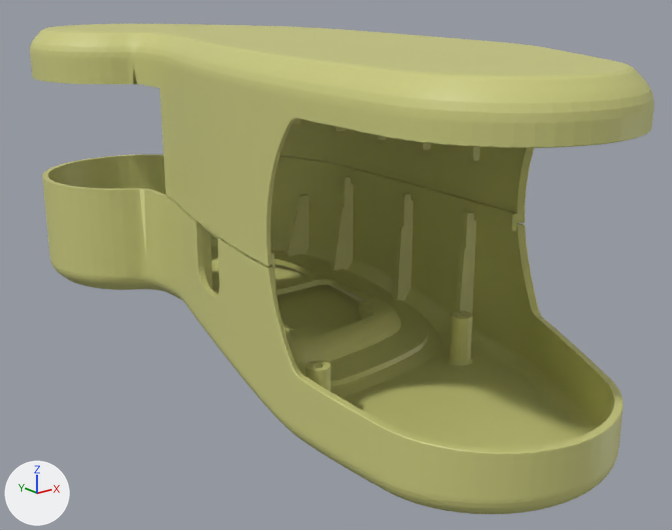
Renders of the COLLADA model scenes/dae/Body_RHP_vis.dae from each side of a commit.
Camera for both pictures: a camera (50 mm lens) standing at (-0.245, -0.218, 0.165) and looking at (0.027, 0.123, 0.028). The axes (+X, +Y, +Z) are drawn at lower left. The lights are the same throughout. Vertices at the same position are counted once.

Names of what the first picture shows: 'node'.
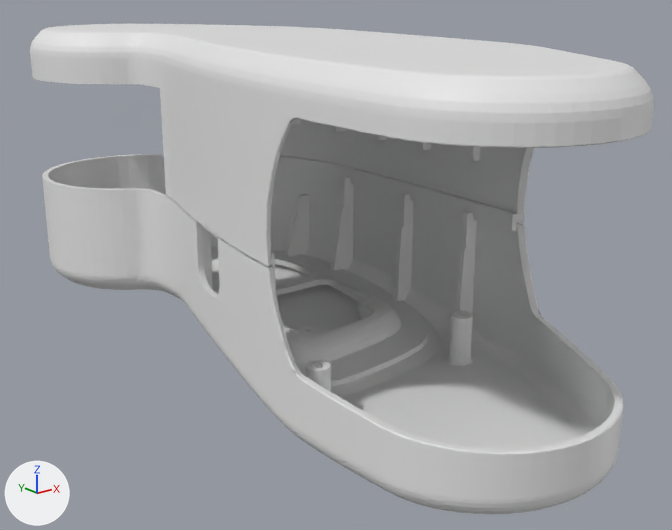
Boxes [x1, y1, x2, y2] around the edits, measured in the pictures (672 x 530 px):
part 1 of me_shape0, cut back: before [41, 24, 623, 514]; after [105, 125, 572, 512]
part 2 of me_shape0, deleted (beige): before [250, 49, 651, 148]
part 3 of me_shape0, recoloured (beige to grey): [30, 25, 654, 508] in both

Patch to the scene script:
```diff
--- a/scenes/dae/Body_RHP_vis.dae.py
+++ b/scenes/dae/Body_RHP_vis.dae.py
@@ me_shape0 @@
 # used by ob_node; location = (0.0, 0.0, 0.0)
-me_shape0.from_pydata(...)  # 13508 vertices, 27124 faces; spans x -0.052..0.093, y -0.052..0.331, z -0.018..0.135
+me_shape0.from_pydata(...)  # 7087 vertices, 13870 faces; spans x -0.052..0.093, y -0.052..0.331, z -0.018..0.135
+# me_shape0 part 1: 68 vertices moved within x -0.048..0.088, y -0.048..0.324, z -0.017..0.132; 6308 vertices removed from x -0.051..0.093, y -0.051..0.331, z -0.018..0.135
+# me_shape0 part 2: 113 vertices removed from x -0.051..0.055, y -0.052..0.0, z 0.116..0.135
+# me_shape0 part 3: 7470 faces spanning x -0.052..0.093, y -0.052..0.331, z -0.018..0.135 switch from mat_vertex_colours to no material
```
